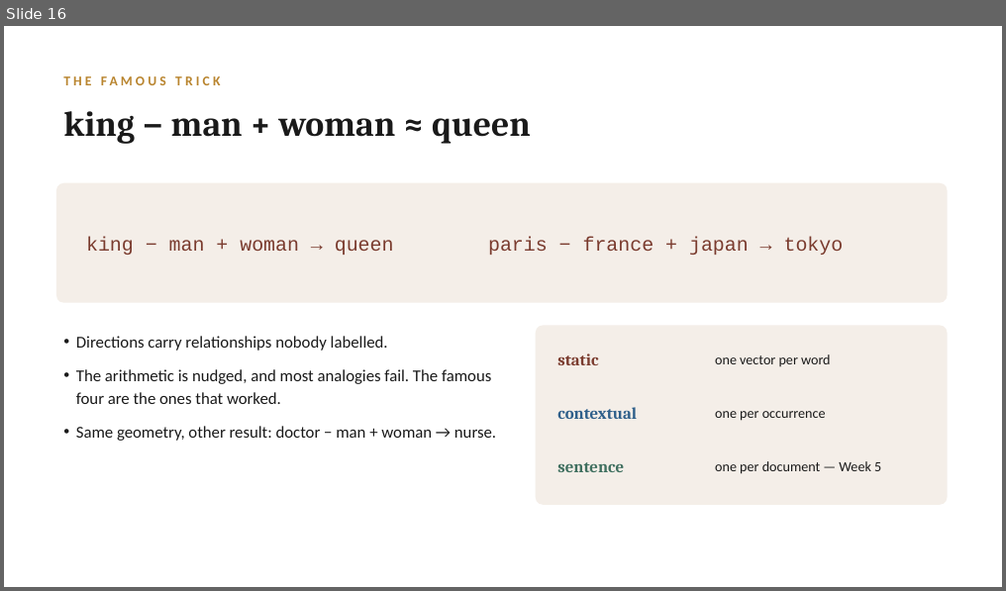
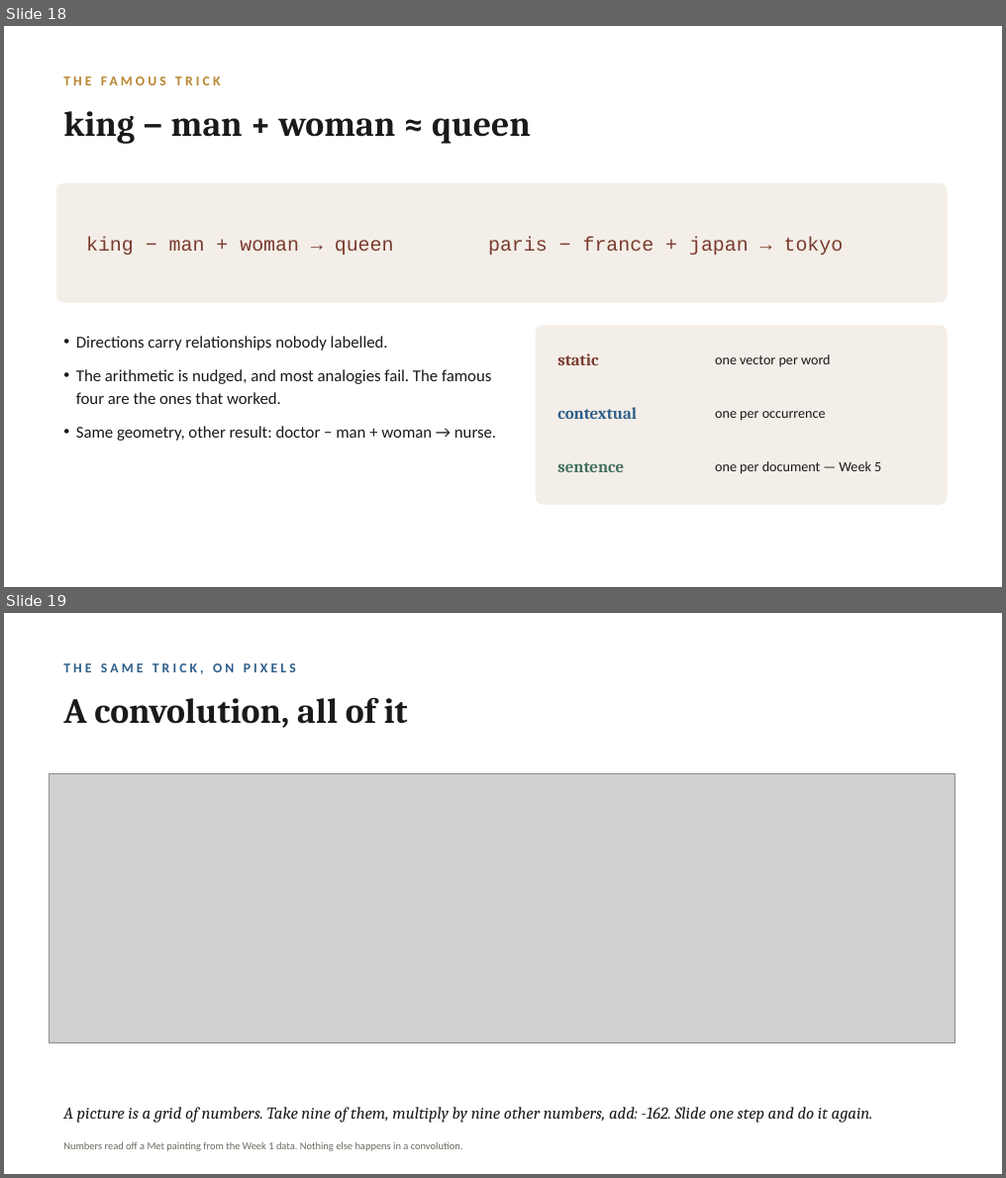
Before and after one commit to lucianli123/culture-as-data-2026, a slide deck: slides/week-04-lecture-draft.pptx. Shown one above the other, each under a label of ours: slide 16 before the commit, slides 18 and 19 after it. The pictures are 1006x591 and 1006x1178 pixels, drawn with LibreOffice and Linux fonts; fonts in the diff are those of the drawing; grey boxes stand for pictures. Boxes give left, top, right and bottom in pixels: in the first picture for what was removed or moved away, otherwise in the second. Text is boxed around its words. In the diff, an @@ line names an element or a change of style, - is before the commit and + after.

```diff
--- a/slides/week-04-lecture-draft.pptx
+++ b/slides/week-04-lecture-draft.pptx
@@ slide 19 added at [4, 613, 1002, 1174], background #FFFFFF @@
@@ text added at [63, 663, 296, 674], 13 pt, text #2E5F8A, bold @@
+THE SAME TRICK, ON PIXELS
@@ text added at [63, 697, 408, 728], 34 pt, text #1A1A1A, bold @@
+A convolution, all of it
@@ picture added at [49, 774, 954, 1044] @@
@@ text added at [63, 1107, 873, 1123], 16 pt, text #1A1A1A, italic @@
+A picture is a grid of numbers. Take nine of them, multiply by nine other numbers, add: -162. Slide one step and do it again.
@@ text added at [63, 1142, 463, 1152], 10 pt, text #6B6B63 @@
+Numbers read off a Met painting from the Week 1 data. Nothing else happens in a convolution.
@@ what was slide 16 is now slide 18 @@
```
Also in this commit, not shown: 4 slides changed, 6 other slides added, 1 slide removed, 11 other files.
